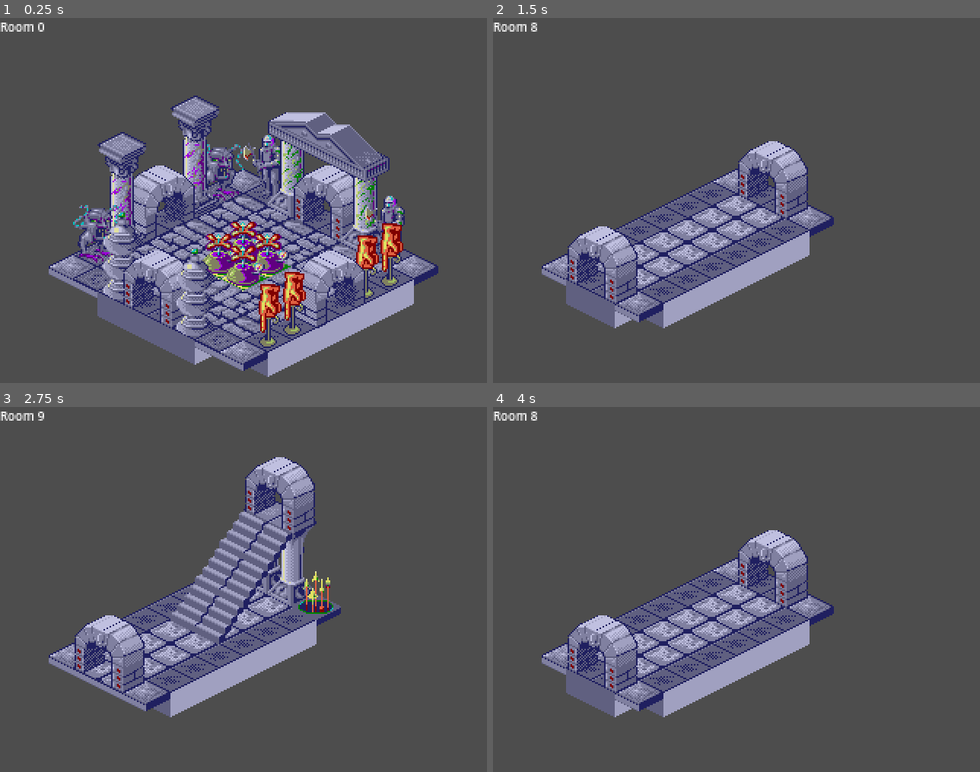
Above: before the commit, frames 1-4 (two rows, left to right).
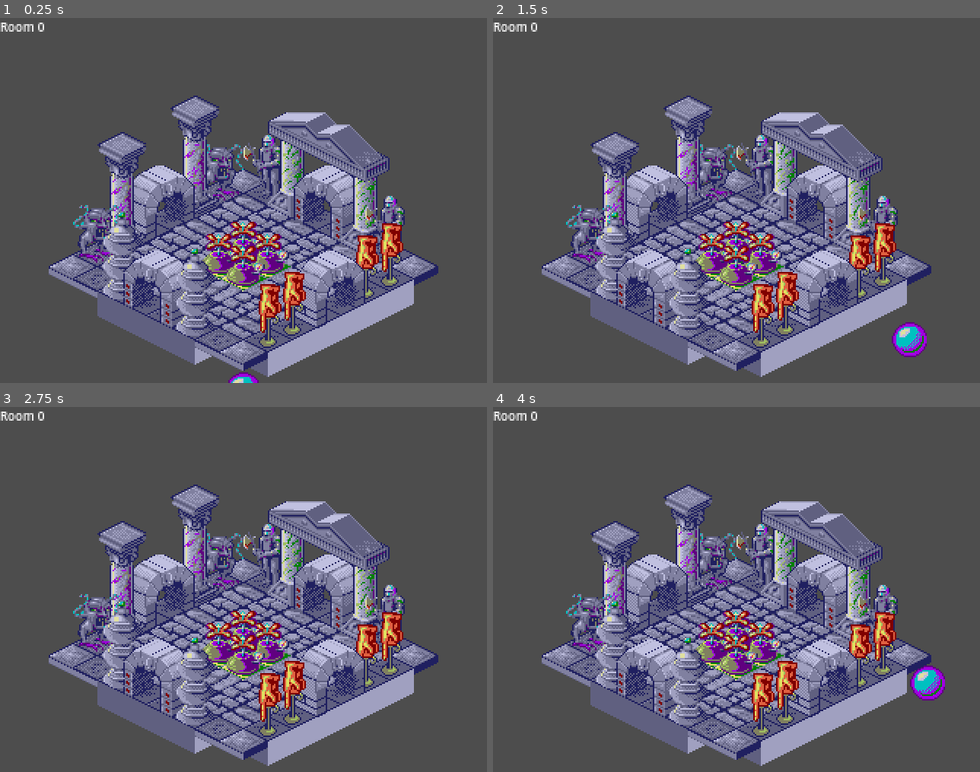
Above: after the commit, the same moments.

Repository: vmedea/godot-experiments
Game: Godot game, scene res://scenes/gameplay.tscn
The game is run twice, just before and just after one commit, with the same random seed, the same clock (stepped at 60 frames per second) and the same inputs.
Inputs:
- Up to frame 1 (0.25 s): no input
- Up to frame 2 (1.5 s): tap Enter at 0.5 s; hold Right (ui_right) 0.53-1.28 s; hold Down (ui_down) from 1.28 s (still down)
- Up to frame 3 (2.75 s): release Down (ui_down) at 2.03 s; hold Right (ui_right) from 2.03 s (still down)
- Up to frame 4 (4 s): tap Space at 2.75 s; release Right (ui_right) at 2.78 s; hold Up (ui_up) 2.78-3.53 s; tap Enter at 3.5 s; hold Left (ui_left) from 3.53 s (still down)

The runs differ from the first frame. In frame 1, 0.1% of the frame differs, in the area x 46-54%, y 97-100%; in frame 2, 33%; in frame 3, 35%, in the area x 7-90%, y 2-99%; in frame 4, 33%.

Commit message:
player movement experiment

Diff:
--- a/scenes/gameplay.gd
+++ b/scenes/gameplay.gd
@@ -4,6 +4,9 @@
 const ROOM_MAX_X := 8
 const ROOM_MAX_Y := 8
 const ROOM_MAX_Z := 11
+
+# north-west top coordinate of player, in tiles (16x16x16 pixels)
+var player_coord: Vector3
 
 func load_rooms(filename):
 	var f = FileAccess.open(filename, FileAccess.READ)
@@ -55,21 +58,39 @@
 var room_id = 0
 var rooms = []
 
+func place_player():
+	var coord: Vector3 = player_coord + Vector3(0.0, -1.0, 0.0)
+	$Level/Z9/Player.position = Vector2(coord.x - coord.y, coord.x*0.5 + coord.y*0.5 + coord.z) * Vector2(16.0, 16.0)
+
 func _ready():
 	rooms = load_rooms("res://rooms.bin")
 	build_room(rooms[room_id])
 	update_room_number()
+	player_coord = Vector3(0, 0, 10)
+	place_player()
+
+func _process(delta):
+	var speed = 0.125 * 60
+	if Input.is_action_pressed('ui_up'):
+		player_coord.x -= speed * delta
+	if Input.is_action_pressed('ui_down'):
+		player_coord.x += speed * delta
+	if Input.is_action_pressed('ui_left'):
+		player_coord.y += speed * delta
+	if Input.is_action_pressed('ui_right'):
+		player_coord.y -= speed * delta
+	place_player()
 
 func _input(event):
 	var new_room_id = null
-	if event.is_action_pressed("ui_up"):
-		new_room_id = rooms[room_id].exits.west
-	if event.is_action_pressed("ui_right"):
-		new_room_id = rooms[room_id].exits.north
-	if event.is_action_pressed("ui_down"):
-		new_room_id = rooms[room_id].exits.east
-	if event.is_action_pressed("ui_left"):
-		new_room_id = rooms[room_id].exits.south
+	#if event.is_action_pressed("ui_up"):
+	#	new_room_id = rooms[room_id].exits.west
+	#if event.is_action_pressed("ui_right"):
+	#	new_room_id = rooms[room_id].exits.north
+	#if event.is_action_pressed("ui_down"):
+	#	new_room_id = rooms[room_id].exits.east
+	#if event.is_action_pressed("ui_left"):
+	#	new_room_id = rooms[room_id].exits.south
 	if event.is_action_pressed("ui_page_up"):
 		new_room_id = room_id - 1
 	if event.is_action_pressed("ui_page_down"):
--- a/scenes/gameplay.tscn
+++ b/scenes/gameplay.tscn
@@ -1,7 +1,114 @@
-[gd_scene load_steps=3 format=3 uid="uid://cjff0raswj0w7"]
+[gd_scene load_steps=27 format=3 uid="uid://cjff0raswj0w7"]
 
 [ext_resource type="TileSet" uid="uid://c187et4kt1xgt" path="res://tilesets/game.tres" id="1_oyj32"]
 [ext_resource type="Script" path="res://scenes/gameplay.gd" id="1_sliko"]
+[ext_resource type="Texture2D" uid="uid://dnr8y057mu0t1" path="res://textures/ball.png" id="3_hjfb8"]
+
+[sub_resource type="AtlasTexture" id="AtlasTexture_wwgai"]
+atlas = ExtResource("3_hjfb8")
+region = Rect2(224, 0, 32, 40)
+
+[sub_resource type="AtlasTexture" id="AtlasTexture_yq1ad"]
+atlas = ExtResource("3_hjfb8")
+region = Rect2(256, 0, 32, 40)
+
+[sub_resource type="AtlasTexture" id="AtlasTexture_lgi7s"]
+atlas = ExtResource("3_hjfb8")
+region = Rect2(288, 0, 32, 40)
+
+[sub_resource type="AtlasTexture" id="AtlasTexture_m75nv"]
+atlas = ExtResource("3_hjfb8")
+region = Rect2(320, 0, 32, 40)
+
+[sub_resource type="AtlasTexture" id="AtlasTexture_gwrho"]
+atlas = ExtResource("3_hjfb8")
+region = Rect2(352, 0, 32, 40)
+
+[sub_resource type="AtlasTexture" id="AtlasTexture_xhbl0"]
+atlas = ExtResource("3_hjfb8")
+region = Rect2(384, 0, 32, 40)
+
+[sub_resource type="AtlasTexture" id="AtlasTexture_wlhrh"]
+atlas = ExtResource("3_hjfb8")
+region = Rect2(416, 0, 32, 40)
+
+[sub_resource type="AtlasTexture" id="AtlasTexture_4728a"]
+atlas = ExtResource("3_hjfb8")
+region = Rect2(448, 0, 32, 40)
+
+[sub_resource type="AtlasTexture" id="AtlasTexture_yem6x"]
+atlas = ExtResource("3_hjfb8")
+region = Rect2(480, 0, 32, 40)
+
+[sub_resource type="AtlasTexture" id="AtlasTexture_sxgbi"]
+atlas = ExtResource("3_hjfb8")
+region = Rect2(512, 0, 32, 40)
+
+[sub_resource type="AtlasTexture" id="AtlasTexture_sw22r"]
+atlas = ExtResource("3_hjfb8")
+region = Rect2(544, 0, 32, 40)
+
+[sub_resource type="AtlasTexture" id="AtlasTexture_e6s4k"]
+atlas = ExtResource("3_hjfb8")
+region = Rect2(576, 0, 32, 40)
+
+[sub_resource type="AtlasTexture" id="AtlasTexture_5v8c2"]
+atlas = ExtResource("3_hjfb8")
+region = Rect2(608, 0, 32, 40)
+
+[sub_resource type="AtlasTexture" id="AtlasTexture_yygxb"]
+atlas = ExtResource("3_hjfb8")
+region = Rect2(640, 0, 32, 40)
+
+[sub_resource type="AtlasTexture" id="AtlasTexture_2qyya"]
+atlas = ExtResource("3_hjfb8")
+region = Rect2(672, 0, 32, 40)
+
+[sub_resource type="AtlasTexture" id="AtlasTexture_l6pki"]
+atlas = ExtResource("3_hjfb8")
+region = Rect2(704, 0, 32, 40)
+
+[sub_resource type="AtlasTexture" id="AtlasTexture_v8884"]
+atlas = ExtResource("3_hjfb8")
+region = Rect2(736, 0, 32, 40)
+
+[sub_resource type="AtlasTexture" id="AtlasTexture_h3mqy"]
+atlas = ExtResource("3_hjfb8")
+region = Rect2(0, 0, 32, 40)
+
+[sub_resource type="AtlasTexture" id="AtlasTexture_gnn84"]
+atlas = ExtResource("3_hjfb8")
+region = Rect2(0, 0, 32, 40)
+
+[sub_resource type="AtlasTexture" id="AtlasTexture_wsrlc"]
+atlas = ExtResource("3_hjfb8")
+region = Rect2(32, 0, 32, 40)
+
+[sub_resource type="AtlasTexture" id="AtlasTexture_4f5a1"]
+atlas = ExtResource("3_hjfb8")
+region = Rect2(64, 0, 32, 40)
+
+[sub_resource type="AtlasTexture" id="AtlasTexture_kjaex"]
+atlas = ExtResource("3_hjfb8")
+region = Rect2(32, 0, 32, 40)
+
+[sub_resource type="SpriteFrames" id="SpriteFrames_m2abi"]
+animations = [{
+"frames": [SubResource("AtlasTexture_wwgai"), SubResource("AtlasTexture_yq1ad"), SubResource("AtlasTexture_lgi7s"), SubResource("AtlasTexture_m75nv"), SubResource("AtlasTexture_gwrho"), SubResource("AtlasTexture_xhbl0"), SubResource("AtlasTexture_wlhrh"), SubResource("AtlasTexture_4728a"), SubResource("AtlasTexture_yem6x"), SubResource("AtlasTexture_sxgbi"), SubResource("AtlasTexture_sw22r"), SubResource("AtlasTexture_e6s4k"), SubResource("AtlasTexture_5v8c2"), SubResource("AtlasTexture_yygxb"), SubResource("AtlasTexture_2qyya"), SubResource("AtlasTexture_l6pki"), SubResource("AtlasTexture_v8884")],
+"loop": true,
+"name": &"death",
+"speed": 5.0
+}, {
+"frames": [SubResource("AtlasTexture_h3mqy")],
+"loop": true,
+"name": &"idle",
+"speed": 5.0
+}, {
+"frames": [SubResource("AtlasTexture_gnn84"), SubResource("AtlasTexture_wsrlc"), SubResource("AtlasTexture_4f5a1"), SubResource("AtlasTexture_kjaex")],
+"loop": true,
+"name": &"walk",
+"speed": 5.0
+}]
 
 [node name="Node2D" type="Node2D"]
 script = ExtResource("1_sliko")
@@ -17,60 +124,79 @@
 metadata/_edit_lock_ = true
 
 [node name="Z9" type="TileMap" parent="Level"]
+z_index = 1
+y_sort_enabled = true
 position = Vector2(0, 144)
 tile_set = ExtResource("1_oyj32")
 format = 2
-metadata/_edit_lock_ = true
+layer_0/y_sort_enabled = true
+metadata/_edit_lock_ = true
+
+[node name="Player" type="AnimatedSprite2D" parent="Level/Z9"]
+z_index = 1
+y_sort_enabled = true
+position = Vector2(16, 6)
+frames = SubResource("SpriteFrames_m2abi")
+animation = &"idle"
 
 [node name="Z8" type="TileMap" parent="Level"]
+z_index = 2
 position = Vector2(0, 128)
 tile_set = ExtResource("1_oyj32")
 format = 2
 metadata/_edit_lock_ = true
 
 [node name="Z7" type="TileMap" parent="Level"]
+z_index = 3
 position = Vector2(0, 112)
 tile_set = ExtResource("1_oyj32")
 format = 2
 metadata/_edit_lock_ = true
 
 [node name="Z6" type="TileMap" parent="Level"]
+z_index = 4
 position = Vector2(0, 96)
 tile_set = ExtResource("1_oyj32")
 format = 2
 metadata/_edit_lock_ = true
 
 [node name="Z5" type="TileMap" parent="Level"]
+z_index = 5
 position = Vector2(0, 80)
 tile_set = ExtResource("1_oyj32")
 format = 2
 metadata/_edit_lock_ = true
 
 [node name="Z4" type="TileMap" parent="Level"]
+z_index = 6
 position = Vector2(0, 64)
 tile_set = ExtResource("1_oyj32")
 format = 2
 metadata/_edit_lock_ = true
 
 [node name="Z3" type="TileMap" parent="Level"]
+z_index = 7
 position = Vector2(0, 48)
 tile_set = ExtResource("1_oyj32")
 format = 2
 metadata/_edit_lock_ = true
 
 [node name="Z2" type="TileMap" parent="Level"]
+z_index = 8
 position = Vector2(0, 32)
 tile_set = ExtResource("1_oyj32")
 format = 2
 metadata/_edit_lock_ = true
 
 [node name="Z1" type="TileMap" parent="Level"]
+z_index = 9
 position = Vector2(0, 16)
 tile_set = ExtResource("1_oyj32")
 format = 2
 metadata/_edit_lock_ = true
 
 [node name="Z0" type="TileMap" parent="Level"]
+z_index = 10
 tile_set = ExtResource("1_oyj32")
 format = 2
 metadata/_edit_lock_ = true
